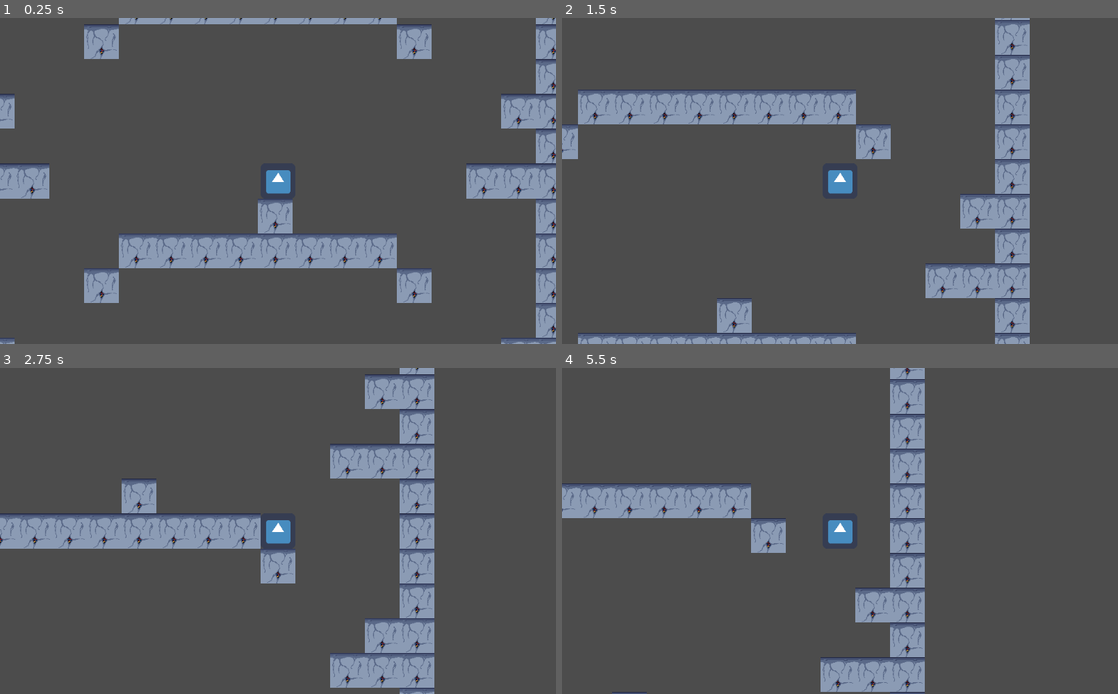
Above: before the commit, frames 1-4 (two rows, left to right).
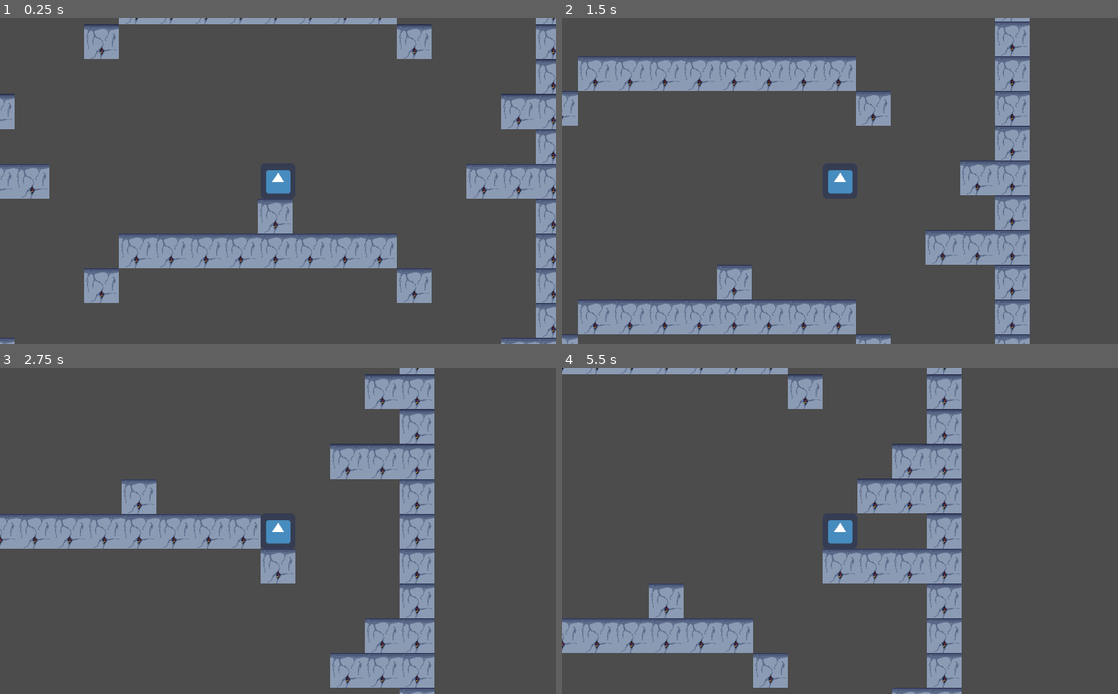
Above: after the commit, the same moments.

Repository: CM-beynon/ItCameFromSaturn
Game: Godot game, scene res://Scenes/NewTestLevel.tscn
Same seed, same stepped clock (60 frames per second), same inputs: the game is played once before the commit and once after it. The project has no main scene, so this scene is started directly. The engine's default icon, where the game draws it, is replaced by a stand-in: a white triangle on a blue panel in a dark square.
Inputs:
- Up to frame 1 (0.25 s): no input
- Up to frame 2 (1.5 s): tap Enter at 0.5 s; hold Right (ui_right) from 0.53 s (still down); tap Up (ui_up) at 0.77 s
- Up to frame 3 (2.75 s): tap Up (ui_up) at 1.52 s; release Right (ui_right) at 2.03 s; hold Left (ui_left) from 2.03 s (still down)
- Up to frame 4 (5.5 s): tap Space at 2.75 s; release Left (ui_left) at 2.78 s; hold Right (ui_right) 2.78-4.28 s; tap Up (ui_up) at 3.02, 3.77, 4.52 s; hold Left (ui_left) 4.28-5.03 s; hold Right (ui_right) from 5.03 s (still down)

The runs differ from the first frame. In frame 1, less than 0.1% of the frame differs, in the area x 0-100%, y 33-45%; in frame 2, 25%; in frame 3, 0.2%; in frame 4, 26%, in the area x 0-72%, y 0-100%.

Commit message:
made player moving work

Diff:
--- a/Scenes/Player.gd
+++ b/Scenes/Player.gd
@@ -14,7 +14,7 @@
 
 func _physics_process(delta):
 	print(velocity)
-
+	""""
 	move_left_or_right()
 	if Input.is_action_pressed("ui_up"):
 		velocity.y = JUMP
@@ -22,27 +22,31 @@
 		velocity.y += 30
 	move()
 	"""
+
 	match state:
 
 		States.FLOOR:
-			if !is_on_floor():
-				state = States.AIR
-				continue
+
+
 			move_left_or_right()
 			if Input.is_action_pressed("ui_up"):
 				velocity.y = JUMP
 
 			move()
+			if !is_on_floor():
+				state = States.AIR
+				continue
 
 
 		States.AIR:
+
+			move_left_or_right()
+			velocity.y += 30
+			move()
 			if is_on_floor():
 				state = States.FLOOR
 				continue
-			move_left_or_right()
-			velocity.y += 30
-			move()
-			"""
+
 
 # Calculates movement and collisions from the velocity vector
 func move():
